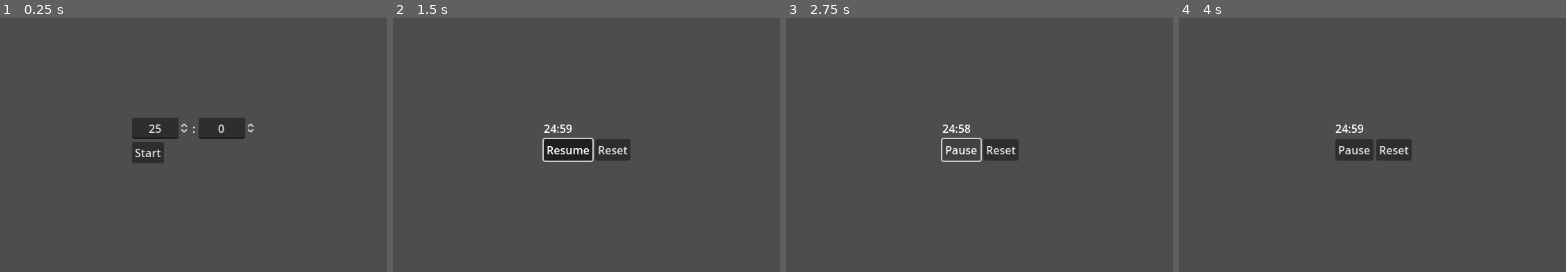
Above: before the commit, frames 1-4 (left to right).
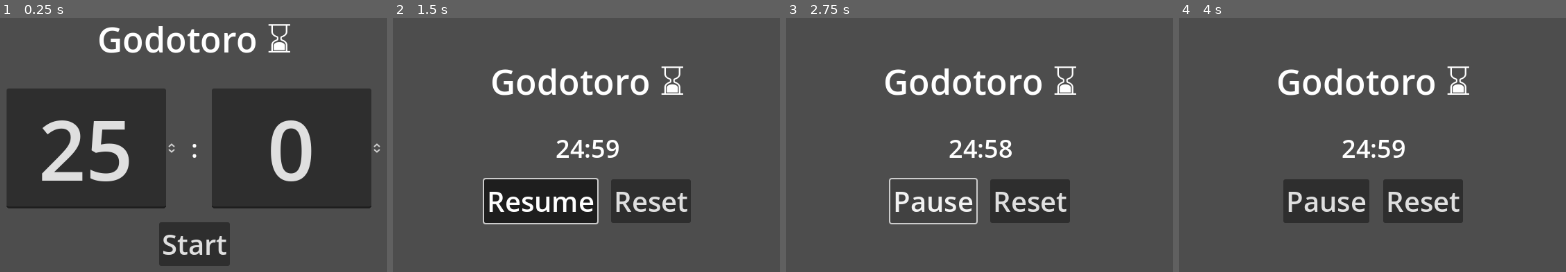
Above: after the commit, the same moments.

Repository: philnewberryls/godotoro
Game: Godot game, scene res://main.tscn
Same seed, same stepped clock (60 frames per second), same inputs: the game is played once before the commit and once after it.
Inputs:
- Up to frame 1 (0.25 s): no input
- Up to frame 2 (1.5 s): click "Start" at 0.5 s; click "Pause" at 1.25 s
- Up to frame 3 (2.75 s): click "Resume" at 2 s
- Up to frame 4 (4 s): click "Reset" at 2.75 s; click "Start" at 3.5 s

The runs differ from the first frame. In frame 1, 42% of the frame differs, in the area x 1-99%, y 2-98%; in frame 2, 13%; in frame 3, 8.0%; in frame 4, 11%.

Commit message:
Some visual updates

Diff:
--- a/timer_interface/timer_interface.tscn
+++ b/timer_interface/timer_interface.tscn
@@ -12,7 +12,7 @@
 grow_vertical = 2
 theme = ExtResource("1_kawb5")
 script = ExtResource("2_2vjti")
-timer_stopped_buttons = NodePath("VBoxContainer/StoppedButtons")
+timer_stopped_buttons = NodePath("VBoxContainer/ReadyButtons")
 timer_in_progress_buttons = NodePath("VBoxContainer/InProgressButtons")
 timer_setup_fields = NodePath("VBoxContainer/TimerSetupFields")
 timer_setup_minutes = NodePath("VBoxContainer/TimerSetupFields/Minutes")
@@ -21,6 +21,12 @@
 
 [node name="VBoxContainer" type="VBoxContainer" parent="."]
 layout_mode = 2
+
+[node name="Header" type="Label" parent="VBoxContainer"]
+layout_mode = 2
+theme_type_variation = &"HeaderLarge"
+text = "Godotoro ⌛"
+horizontal_alignment = 1
 
 [node name="TimerSetupFields" type="HBoxContainer" parent="VBoxContainer"]
 layout_mode = 2
@@ -33,6 +39,7 @@
 
 [node name="Seperator" type="Label" parent="VBoxContainer/TimerSetupFields"]
 layout_mode = 2
+theme_type_variation = &"TimeDisplay"
 text = ":"
 
 [node name="Seconds" type="SpinBox" parent="VBoxContainer/TimerSetupFields"]
@@ -44,18 +51,22 @@
 [node name="InProgressTimeDisplay" type="Label" parent="VBoxContainer"]
 visible = false
 layout_mode = 2
+theme_type_variation = &"TimeDisplay"
 text = "25:00"
+horizontal_alignment = 1
 
-[node name="StoppedButtons" type="HBoxContainer" parent="VBoxContainer"]
+[node name="ReadyButtons" type="HBoxContainer" parent="VBoxContainer"]
 layout_mode = 2
+alignment = 1
 
-[node name="StartButton" type="Button" parent="VBoxContainer/StoppedButtons"]
+[node name="StartButton" type="Button" parent="VBoxContainer/ReadyButtons"]
 layout_mode = 2
 text = "Start"
 
 [node name="InProgressButtons" type="HBoxContainer" parent="VBoxContainer"]
 visible = false
 layout_mode = 2
+alignment = 1
 
 [node name="PauseResumeButton" type="Button" parent="VBoxContainer/InProgressButtons"]
 layout_mode = 2
@@ -67,7 +78,7 @@
 layout_mode = 2
 text = "Reset"
 
-[connection signal="button_up" from="VBoxContainer/StoppedButtons/StartButton" to="." method="_on_start_button_button_up"]
+[connection signal="button_up" from="VBoxContainer/ReadyButtons/StartButton" to="." method="_on_start_button_button_up"]
 [connection signal="timer_pause_requested" from="VBoxContainer/InProgressButtons/PauseResumeButton" to="." method="_on_pause_resume_button_timer_pause_requested"]
 [connection signal="timer_resume_requested" from="VBoxContainer/InProgressButtons/PauseResumeButton" to="." method="_on_pause_resume_button_timer_resume_requested"]
 [connection signal="toggled" from="VBoxContainer/InProgressButtons/PauseResumeButton" to="VBoxContainer/InProgressButtons/PauseResumeButton" method="_on_toggled"]
--- a/timer_interface/timer_interface_theme.tres
+++ b/timer_interface/timer_interface_theme.tres
@@ -1,3 +1,10 @@
 [gd_resource type="Theme" format=3 uid="uid://bvecnc26kw5cj"]
 
 [resource]
+BoxContainer/constants/separation = 20
+Button/font_sizes/font_size = 40
+HeaderLarge/font_sizes/font_size = 50
+Label/font_sizes/font_size = 36
+LineEdit/constants/minimum_character_width = 2
+LineEdit/font_sizes/font_size = 120
+TimeDisplay/font_sizes/font_size = 140
